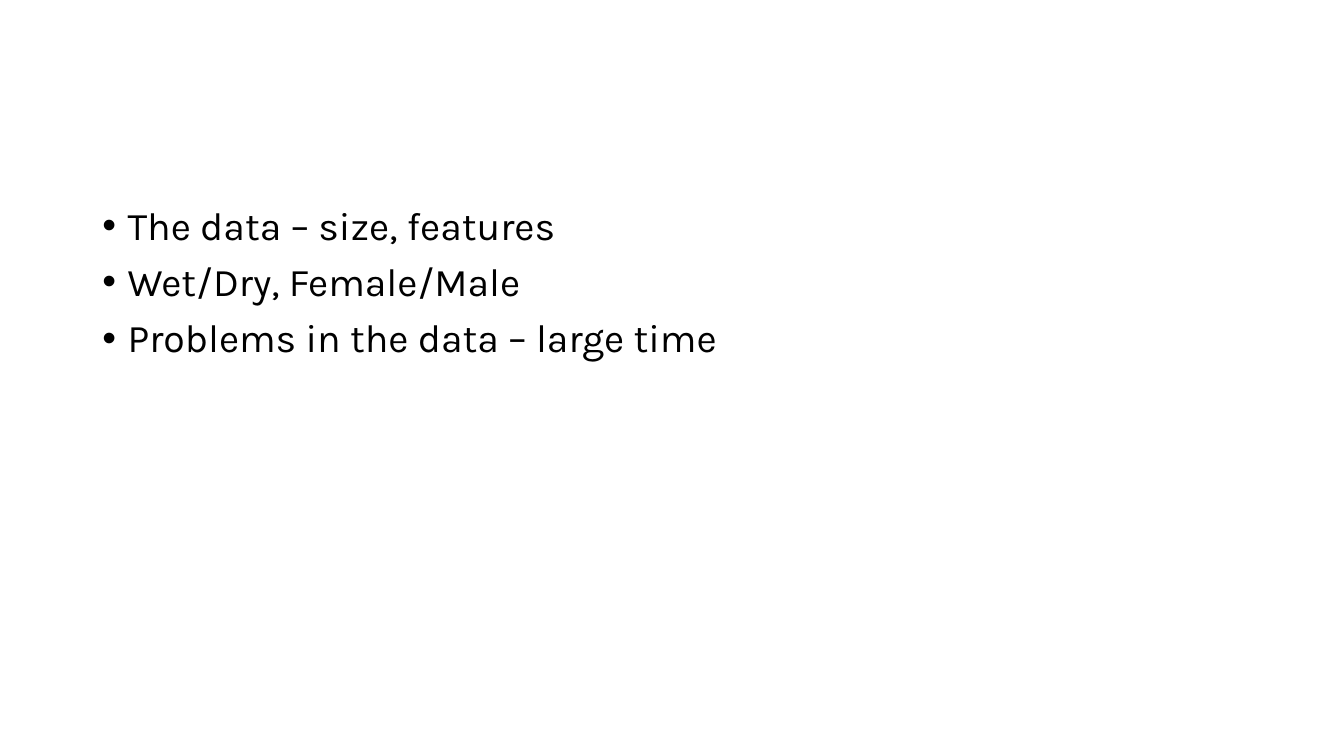
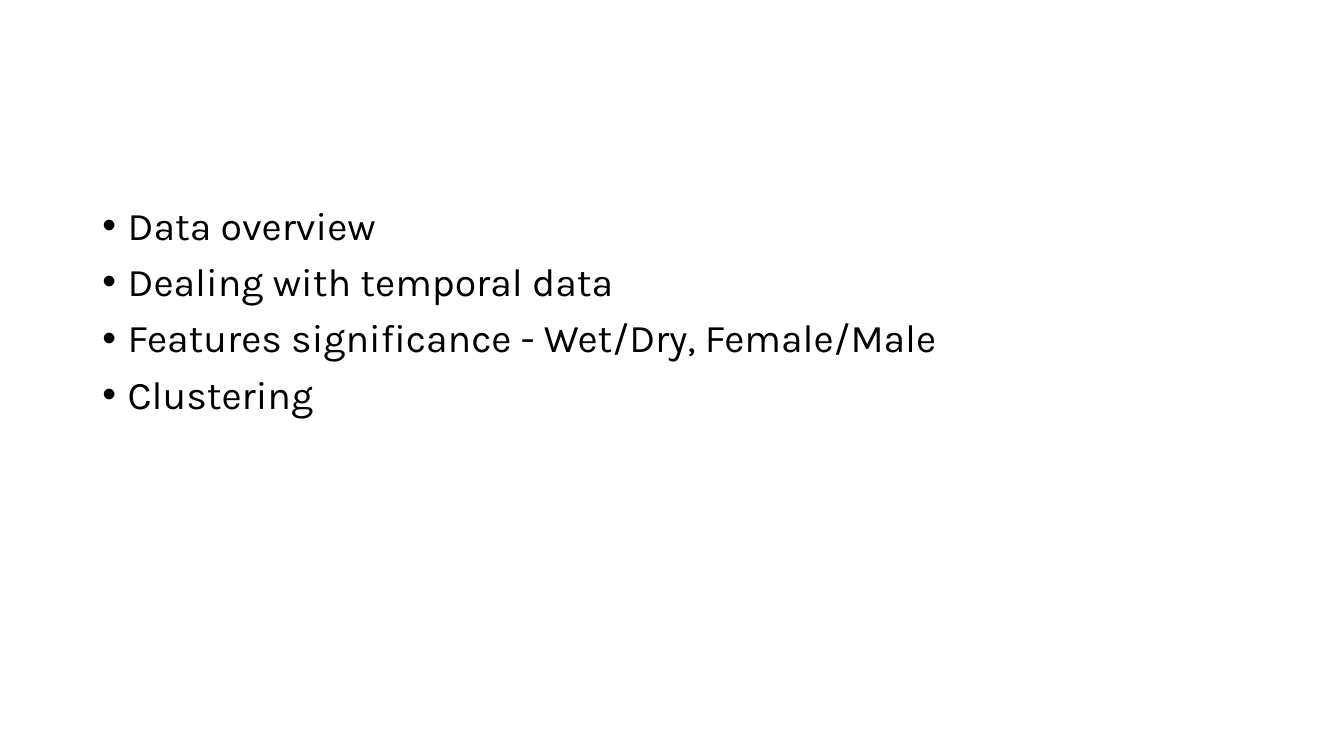
Before and after one commit to yuvaldotan/workshop_microbiome, a slide deck: slide 2 of Milestone 1.pptx. Drawn at 1344x756 pixels with LibreOffice and Linux fonts; fonts in the diff are those of the drawing. Boxes give left, top, right and bottom in pixels: in the first picture for what was removed or moved away, otherwise in the second. Text is boxed around its words. In the diff, an @@ line names an element or a change of style, - is before the commit and + after.

```diff
--- a/Milestone 1.pptx
+++ b/Milestone 1.pptx
@@ text at <box>128,213,936,419</box>: text changed @@
-• The data – size, features
-• Wet/Dry, Female/Male
-• Problems in the data – large time
+• Data overview
+• Dealing with temporal data
+• Features significance - Wet/Dry, Female/Male
+• Clustering
```
Also in this commit, not shown: 1 other slide changed, 1 slide added.
